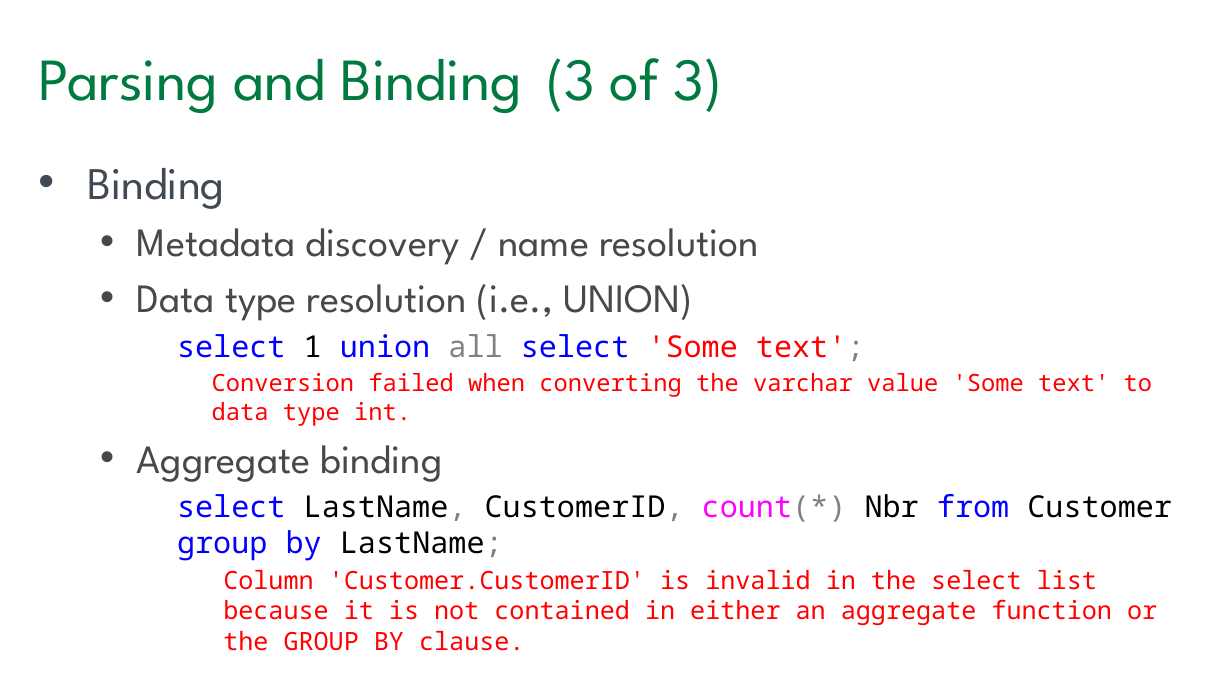
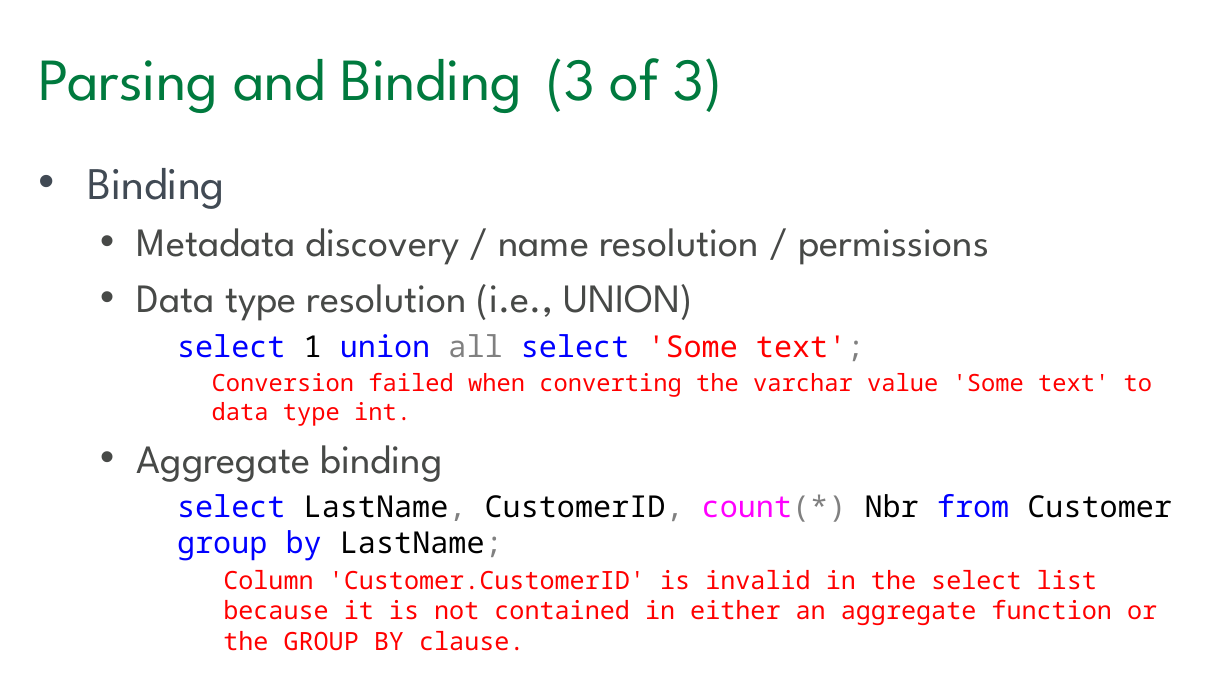
Before and after one commit to tf3604/OptimizerPresentation, a slide deck: slide 28 of Optimizer.pptx. Drawn at 1232x693 pixels with LibreOffice and Linux fonts; fonts in the diff are those of the drawing; background and template pictures are left out. Boxes give left, top, right and bottom in pixels: in the first picture for what was removed or moved away, otherwise in the second. Text is boxed around its words. In the diff, an @@ line names an element or a change of style, - is before the commit and + after.

Commit message:
Correction relative to parsing.

```diff
--- a/Optimizer.pptx
+++ b/Optimizer.pptx
@@ text at bbox=[137, 228, 989, 265]: text changed @@
-  • Metadata discovery / name resolution
+  • Metadata discovery / name resolution / permissions
```
Also in this commit, not shown: 3 other slides changed.
